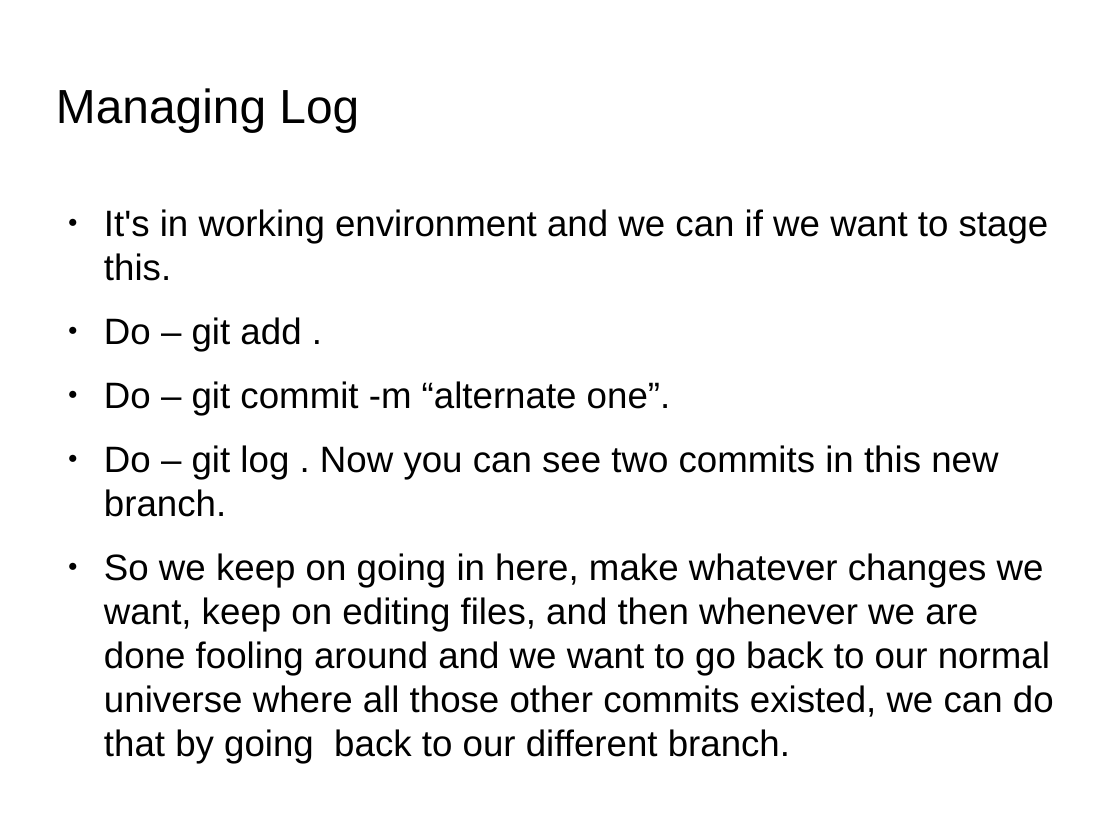
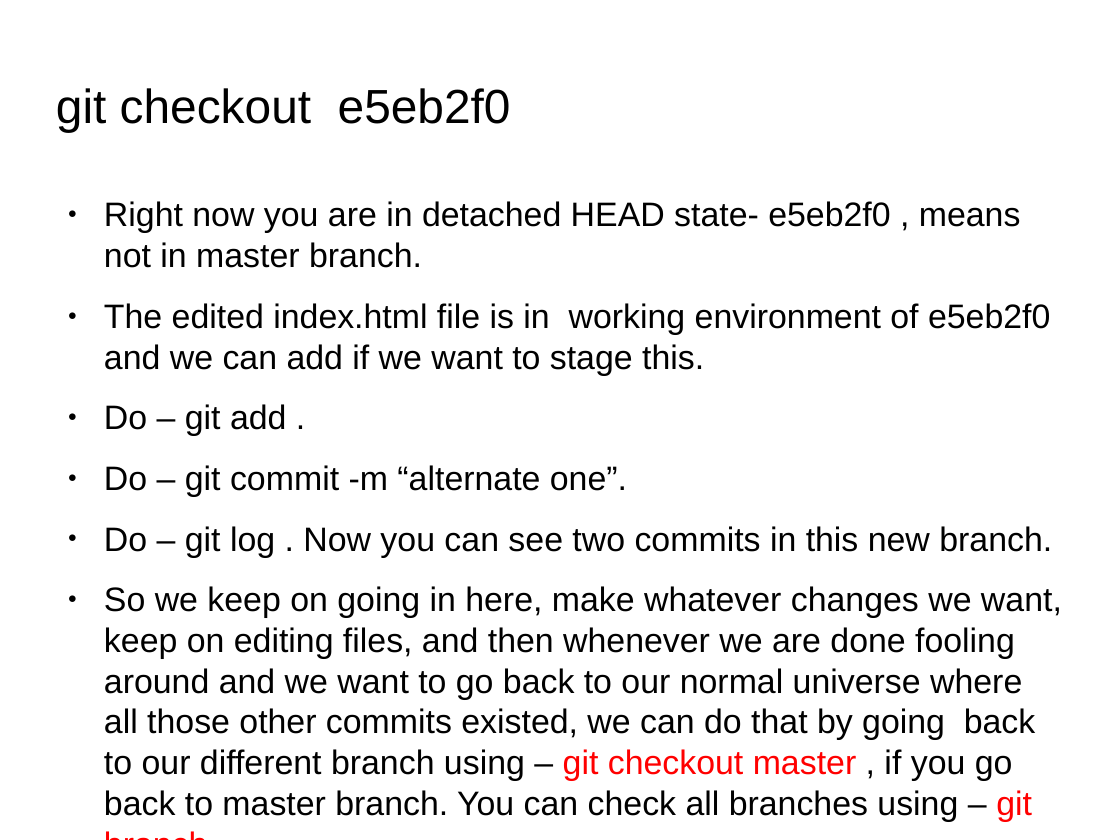
Before and after one commit to anumsh/Learning-Git-and-Github, a slide deck: slide 39 of git_and_GitHub.odp (slide 38 before the commit). Drawn at 1120x840 pixels with LibreOffice and Linux fonts; fonts in the diff are those of the drawing; background and template pictures are left out. Boxes give left, top, right and bottom in pixels: in the first picture for what was removed or moved away, otherwise in the second. Text is boxed around its words. In the diff, an @@ line names an element or a change of style, - is before the commit and + after.

Commit message:
edit: recorrect the spelling and heading of slide

```diff
--- a/git_and_GitHub.odp
+++ b/git_and_GitHub.odp
@@ title removed at [56, 88, 359, 132] @@
-Managing Log
@@ title added at [56, 88, 511, 132], 33.9 pt, text #000000 @@
+git checkout e5eb2f0
@@ text "Right now you are in ...": place and size @@
-text "Right now you are in ..." at [104, 209, 1054, 763]
+text "Right now you are in ..." at [104, 201, 1062, 822]
@@ text at [104, 201, 1050, 375]: text changed; size 26 to 24.1 pt @@
-● It's in working environment and we can if we want to stage this.
+● Right now you are in detached HEAD state- e5eb2f0 , means not in master branch.
+● The edited index.html file is in working environment of e5eb2f0 and we can add if we want to stage this.
@@ text at [104, 404, 1052, 557]: size 26 to 24.1 pt in "Do – git add .", "Do – git commit -m “alternate one”.", "Do – git log . Now you ..." @@
@@ text at [104, 586, 1062, 822]: text changed; size 26 to 24.1 pt @@
-● So we keep on going in here, make whatever changes we want, keep on editing files, and then whenever we are done fooling around and we want to go back to our normal universe where all those other commits existed, we can do that by going back to our different branch.
+● So we keep on going in here, make whatever changes we want, keep on editing files, and then whenever we are done fooling around and we want to go back to our normal universe where all those other commits existed, we can do that by going back to our different branch using – git checkout master , if you go back to master branch. You can check all branches using – git branch
```
Also in this commit, not shown: 4 other slides changed, 1 slide added, 1 slide removed.
